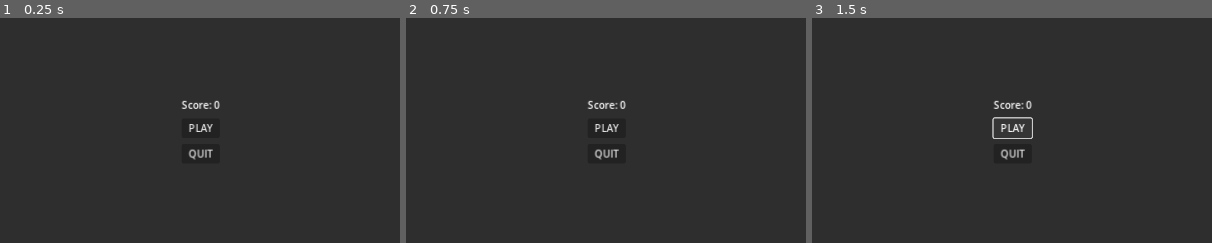
Above: before the commit, frames 1-3 (left to right).
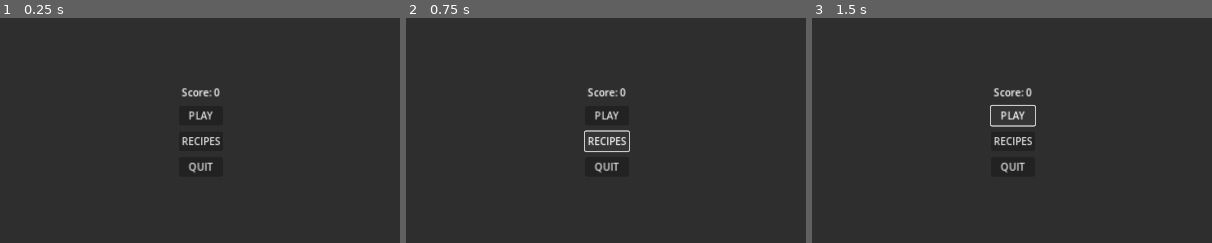
Above: after the commit, the same moments.

Repository: Byteron/potions
Game: Godot game, scene res://src/menu/title_screen.tscn
Same seed, same stepped clock (60 frames per second), same inputs: the game is played once before the commit and once after it.
Inputs (mouse positions are % of the whole screen's width and height, from its top left):
- Up to frame 1 (0.25 s): no input
- Up to frame 2 (0.75 s): click (50, 52) at 0.5 s, where only the run after the commit has a clickable "RECIPES"
- Up to frame 3 (1.5 s): click "PLAY" at 1.25 s
The pictures show only the part of the screen within x 25-75%, y 25-75%; the shares and areas given below are measured in that part.

The runs differ from the first frame. In frame 1, 1.2% of the frame differs, in the area x 45-55%, y 31-69%; in frame 2, 1.4%; in frame 3, 1.5%, in the area x 44-56%, y 31-69%.
Error before the commit: Invalid call. Nonexistent function 'change_scene' in base 'SceneTree'. (res://src/menu/title_screen.gd:13)
Error after the commit: Invalid call. Nonexistent function 'change_scene' in base 'SceneTree'. (res://src/menu/title_screen.gd:17)

Commit message:
better recipe UI

Diff:
--- a/data/recipes/beauty_potion.tres
+++ b/data/recipes/beauty_potion.tres
@@ -9,5 +9,5 @@
 [resource]
 script = ExtResource( "1_g70uu" )
 name = "Beauty Potion"
-ingredients = [ExtResource( "1_1ehjx" ), ExtResource( "3_nc2ng" ), ExtResource( "2_mxkub" ), ExtResource( "4_c0sr0" )]
+ingredients = [ExtResource( "1_1ehjx" ), ExtResource( "2_mxkub" ), ExtResource( "3_nc2ng" ), ExtResource( "4_c0sr0" )]
 score = 600
--- a/project.godot
+++ b/project.godot
@@ -100,6 +100,11 @@
 "path": "res://src/tools/order.gd"
 }, {
 "base": "Control",
+"class": &"OrderEntry",
+"language": &"GDScript",
+"path": "res://src/hud/order_entry.gd"
+}, {
+"base": "Control",
 "class": &"PotionEntry",
 "language": &"GDScript",
 "path": "res://src/hud/potion_entry.gd"
@@ -113,6 +118,11 @@
 "class": &"RecipeIngredient",
 "language": &"GDScript",
 "path": "res://src/data/recipe_ingredient.gd"
+}, {
+"base": "Control",
+"class": &"RecipeMenu",
+"language": &"GDScript",
+"path": "res://src/menu/recipe_menu.gd"
 }, {
 "base": "Area3D",
 "class": &"Refiner",
@@ -163,9 +173,11 @@
 "Interacter": "",
 "Item": "",
 "Order": "",
+"OrderEntry": "",
 "PotionEntry": "",
 "Recipe": "",
 "RecipeIngredient": "",
+"RecipeMenu": "",
 "Refiner": "",
 "Seed": "",
 "SeedBag": "",
--- a/src/game/shop.tscn
+++ b/src/game/shop.tscn
@@ -57,7 +57,7 @@
 environment = SubResource( "Environment_4xgxr" )
 
 [node name="Camera3D" type="Camera3D" parent="."]
-transform = Transform3D(0.995691, -0.0803114, 0.0463678, 0, 0.5, 0.866026, -0.0927356, -0.862294, 0.497845, 0.94971, 15.5339, -4.52968)
+transform = Transform3D(0.995691, -0.0803114, 0.0463678, 0, 0.5, 0.866026, -0.0927356, -0.862294, 0.497845, -0.499028, 15.5339, -4.52968)
 fov = 40.0
 
 [node name="DirectionalLight3D" type="DirectionalLight3D" parent="."]
--- a/src/global/recipes.gd
+++ b/src/global/recipes.gd
@@ -10,8 +10,8 @@
 	load("data/recipes/youth_potion.tres") as Recipe,
 	load("data/recipes/beauty_potion.tres") as Recipe,
 	load("data/recipes/poison_potion.tres") as Recipe,
-	load("data/recipes/test_potion_1.tres") as Recipe,
-	load("data/recipes/test_potion_2.tres") as Recipe,
+#	load("data/recipes/test_potion_1.tres") as Recipe,
+#	load("data/recipes/test_potion_2.tres") as Recipe,
 ]
 
 var orders: Array[Order]
--- a/src/global/recipes.tscn
+++ b/src/global/recipes.tscn
@@ -8,7 +8,7 @@
 Order = ExtResource( "2_acmd1" )
 
 [node name="NewRecipeTimer" type="Timer" parent="."]
-wait_time = 15.0
+wait_time = 2.0
 autostart = true
 
 [node name="Orders" type="Node" parent="."]
--- a/src/hud/HUD.gd
+++ b/src/hud/HUD.gd
@@ -1,7 +1,7 @@
 extends CanvasLayer
 class_name HUD
 
-@export var RecipeEntry: PackedScene = null
+@export var OrderEntry: PackedScene = null
 
 @onready var score_label: Label = $VBoxContainer2/ScoreLabel
 @onready var time_label: Label = $VBoxContainer2/TimeLabel
@@ -28,6 +28,6 @@
 		child.queue_free()
 
 	for order in Recipes.orders:
-		var entry: PotionEntry = RecipeEntry.instantiate()
+		var entry: OrderEntry = OrderEntry.instantiate()
 		entry.order = order
 		container.add_child(entry)
--- a/src/hud/HUD.tscn
+++ b/src/hud/HUD.tscn
@@ -1,11 +1,11 @@
 [gd_scene load_steps=3 format=3 uid="uid://culxk5mur1o0h"]
 
 [ext_resource type="Script" path="res://src/hud/HUD.gd" id="1_s8jmo"]
-[ext_resource type="PackedScene" uid="uid://ct3fykwqajjsj" path="res://src/hud/potion_entry.tscn" id="2_s1tio"]
+[ext_resource type="PackedScene" uid="uid://clhx0yri5w45r" path="res://src/hud/order_entry.tscn" id="2_l46io"]
 
 [node name="HUD" type="CanvasLayer"]
 script = ExtResource( "1_s8jmo" )
-RecipeEntry = ExtResource( "2_s1tio" )
+OrderEntry = ExtResource( "2_l46io" )
 
 [node name="VBoxContainer" type="VBoxContainer" parent="."]
 offset_right = 40.0
--- /dev/null
+++ b/src/hud/order_entry.gd
@@ -0,0 +1,17 @@
+extends Control
+class_name OrderEntry
+
+@onready var potion_entry: PotionEntry = $VBoxContainer/PotionEntry
+@onready var progress_bar: ProgressBar = $VBoxContainer/ProgressBar
+
+var order: Order = null
+
+
+func _ready() -> void:
+	potion_entry.recipe = order.recipe
+	potion_entry.update_info()
+
+
+func _process(_delta: float) -> void:
+	progress_bar.max_value = order.timer.wait_time
+	progress_bar.value = order.timer.time_left
--- /dev/null
+++ b/src/hud/order_entry.tscn
@@ -0,0 +1,29 @@
+[gd_scene load_steps=3 format=3 uid="uid://clhx0yri5w45r"]
+
+[ext_resource type="Script" path="res://src/hud/order_entry.gd" id="1_hvtrv"]
+[ext_resource type="PackedScene" uid="uid://ct3fykwqajjsj" path="res://src/hud/potion_entry.tscn" id="1_w3g7f"]
+
+[node name="OrderEntry" type="Control"]
+rect_min_size = Vector2(220, 74)
+offset_right = 220.0
+offset_bottom = 74.0
+script = ExtResource( "1_hvtrv" )
+
+[node name="VBoxContainer" type="VBoxContainer" parent="."]
+anchor_right = 1.0
+anchor_bottom = 1.0
+grow_horizontal = 2
+grow_vertical = 2
+__meta__ = {
+"_edit_layout_mode": 1,
+"_edit_use_custom_anchors": false
+}
+
+[node name="PotionEntry" parent="VBoxContainer" instance=ExtResource( "1_w3g7f" )]
+offset_bottom = 62.0
+
+[node name="ProgressBar" type="ProgressBar" parent="VBoxContainer"]
+offset_top = 66.0
+offset_right = 220.0
+offset_bottom = 70.0
+percent_visible = false
--- a/src/hud/potion_entry.gd
+++ b/src/hud/potion_entry.gd
@@ -4,17 +4,15 @@
 @onready var label: Label = $HBoxContainer/Label
 @onready var container: Control = $HBoxContainer/HBoxContainer
 
-var order: Order = null
+var recipe: Recipe = null
 
 
-func _ready() -> void:
-	for ingredient in order.recipe.ingredients:
+func update_info() -> void:
+	label.text = recipe.name
+
+	for ingredient in recipe.ingredients:
 		var rect = TextureRect.new()
 		rect.ignore_texture_size = true
 		rect.rect_min_size = Vector2(32, 32)
 		rect.texture = ingredient.texture
 		container.add_child(rect)
-
-
-func _process(_delta: float) -> void:
-	label.text = str(int(order.timer.time_left))
--- a/src/hud/potion_entry.tscn
+++ b/src/hud/potion_entry.tscn
@@ -2,25 +2,27 @@
 
 [ext_resource type="Script" path="res://src/hud/potion_entry.gd" id="1_wihsm"]
 
-[node name="PotionEntry" type="Control"]
-rect_min_size = Vector2(0, 40)
+[node name="PotionEntry" type="Panel"]
+rect_min_size = Vector2(220, 62)
 offset_right = 220.0
 offset_bottom = 32.0
 script = ExtResource( "1_wihsm" )
 
-[node name="HBoxContainer" type="HBoxContainer" parent="."]
-anchor_right = 1.0
-anchor_bottom = 1.0
+[node name="HBoxContainer" type="VBoxContainer" parent="."]
+offset_right = 220.0
+offset_bottom = 40.0
 
 [node name="Label" type="Label" parent="HBoxContainer"]
 rect_min_size = Vector2(50, 0)
-offset_top = 7.0
-offset_right = 50.0
-offset_bottom = 33.0
+offset_right = 220.0
+offset_bottom = 26.0
 text = "100"
 horizontal_alignment = 1
+vertical_alignment = 1
 
 [node name="HBoxContainer" type="HBoxContainer" parent="HBoxContainer"]
-offset_left = 54.0
-offset_right = 54.0
-offset_bottom = 40.0
+rect_min_size = Vector2(0, 32)
+offset_top = 30.0
+offset_right = 220.0
+offset_bottom = 62.0
+alignment = 1
--- /dev/null
+++ b/src/menu/recipe_menu.gd
@@ -0,0 +1,24 @@
+extends Control
+class_name RecipeMenu
+
+@export var PotionEntry: PackedScene = null
+
+@onready var container: Control = $VBoxContainer/CenterContainer/GridContainer
+
+
+func _input(event: InputEvent) -> void:
+	if event.is_action_pressed("ui_cancel"):
+		_on_back_button_pressed()
+
+
+func _ready() -> void:
+	for recipe in Recipes.recipes:
+		var entry: PotionEntry = PotionEntry.instantiate()
+		entry.recipe = recipe
+		container.add_child(entry)
+		entry.update_info()
+
+
+
+func _on_back_button_pressed() -> void:
+	get_tree().change_scene("res://src/menu/title_screen.tscn")
--- /dev/null
+++ b/src/menu/recipe_menu.tscn
@@ -0,0 +1,41 @@
+[gd_scene load_steps=3 format=3 uid="uid://curthdcilvtq4"]
+
+[ext_resource type="Script" path="res://src/menu/recipe_menu.gd" id="1_hno5g"]
+[ext_resource type="PackedScene" uid="uid://ct3fykwqajjsj" path="res://src/hud/potion_entry.tscn" id="2_6n0xx"]
+
+[node name="RecipeMenu" type="PanelContainer"]
+anchor_right = 1.0
+anchor_bottom = 1.0
+script = ExtResource( "1_hno5g" )
+PotionEntry = ExtResource( "2_6n0xx" )
+
+[node name="VBoxContainer" type="VBoxContainer" parent="."]
+offset_right = 1280.0
+offset_bottom = 720.0
+
+[node name="CenterContainer" type="CenterContainer" parent="VBoxContainer"]
+offset_right = 1280.0
+offset_bottom = 666.0
+size_flags_vertical = 3
+
+[node name="GridContainer" type="GridContainer" parent="VBoxContainer/CenterContainer"]
+offset_left = 640.0
+offset_top = 333.0
+offset_right = 640.0
+offset_bottom = 333.0
+columns = 4
+__meta__ = {
+"_edit_layout_mode": 0,
+"_edit_use_custom_anchors": false
+}
+
+[node name="BackButton" type="Button" parent="VBoxContainer"]
+rect_min_size = Vector2(120, 50)
+offset_left = 580.0
+offset_top = 670.0
+offset_right = 700.0
+offset_bottom = 720.0
+size_flags_horizontal = 4
+text = "Back"
+
+[connection signal="pressed" from="VBoxContainer/BackButton" to="." method="_on_back_button_pressed"]
--- a/src/menu/title_screen.gd
+++ b/src/menu/title_screen.gd
@@ -13,5 +13,9 @@
 	get_tree().change_scene("res://src/game/shop.tscn")
 
 
+func _on_recipe_button_pressed() -> void:
+	get_tree().change_scene("res://src/menu/recipe_menu.tscn")
+
+
 func _on_quit_button_pressed() -> void:
 	get_tree().quit()
--- a/src/menu/title_screen.tscn
+++ b/src/menu/title_screen.tscn
@@ -13,9 +13,9 @@
 
 [node name="VBoxContainer" type="VBoxContainer" parent="CenterContainer"]
 offset_left = 565.0
-offset_top = 287.0
+offset_top = 257.0
 offset_right = 715.0
-offset_bottom = 433.0
+offset_bottom = 463.0
 theme_override_constants/separation = 10
 
 [node name="ScoreLabel" type="Label" parent="CenterContainer/VBoxContainer"]
@@ -32,12 +32,20 @@
 offset_bottom = 86.0
 text = "PLAY"
 
-[node name="QuitButton" type="Button" parent="CenterContainer/VBoxContainer"]
+[node name="RecipeButton" type="Button" parent="CenterContainer/VBoxContainer"]
 rect_min_size = Vector2(150, 50)
 offset_top = 96.0
 offset_right = 150.0
 offset_bottom = 146.0
+text = "RECIPES"
+
+[node name="QuitButton" type="Button" parent="CenterContainer/VBoxContainer"]
+rect_min_size = Vector2(150, 50)
+offset_top = 156.0
+offset_right = 150.0
+offset_bottom = 206.0
 text = "QUIT"
 
 [connection signal="pressed" from="CenterContainer/VBoxContainer/PlayButton" to="." method="_on_play_button_pressed"]
+[connection signal="pressed" from="CenterContainer/VBoxContainer/RecipeButton" to="." method="_on_recipe_button_pressed"]
 [connection signal="pressed" from="CenterContainer/VBoxContainer/QuitButton" to="." method="_on_quit_button_pressed"]
